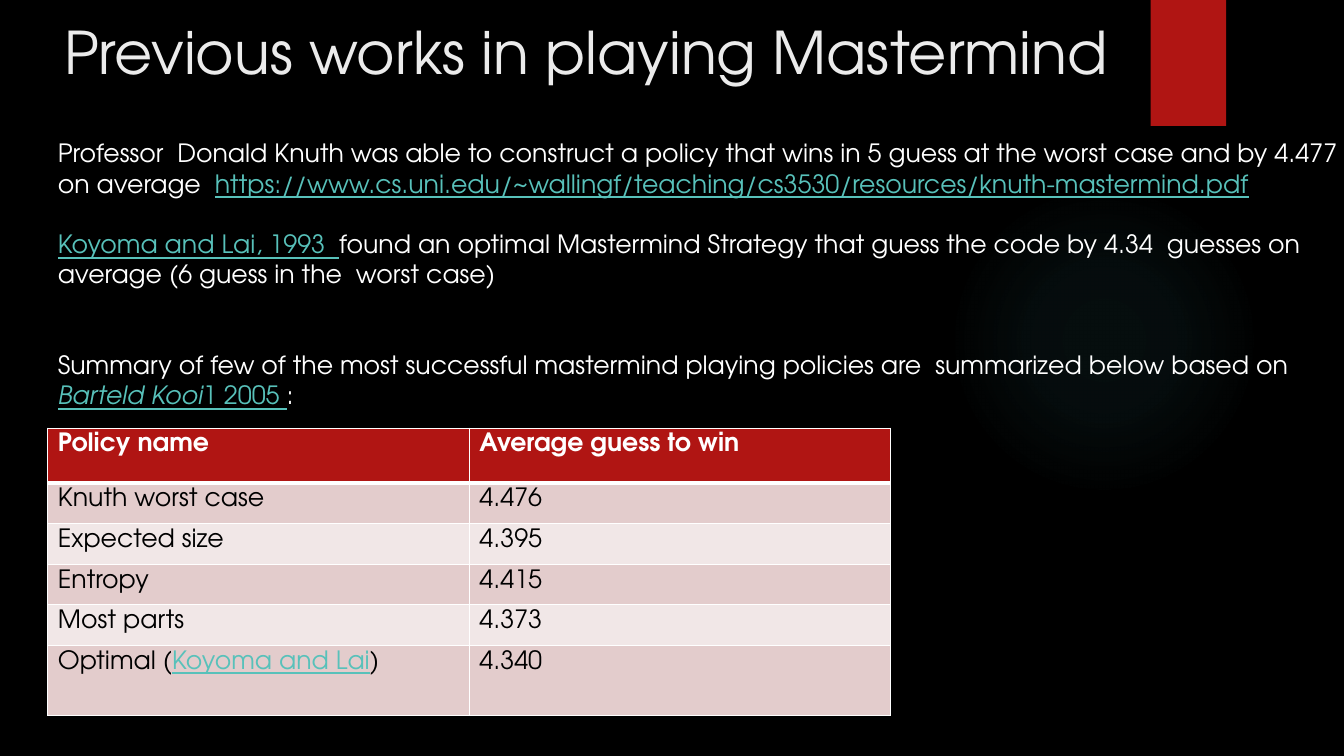
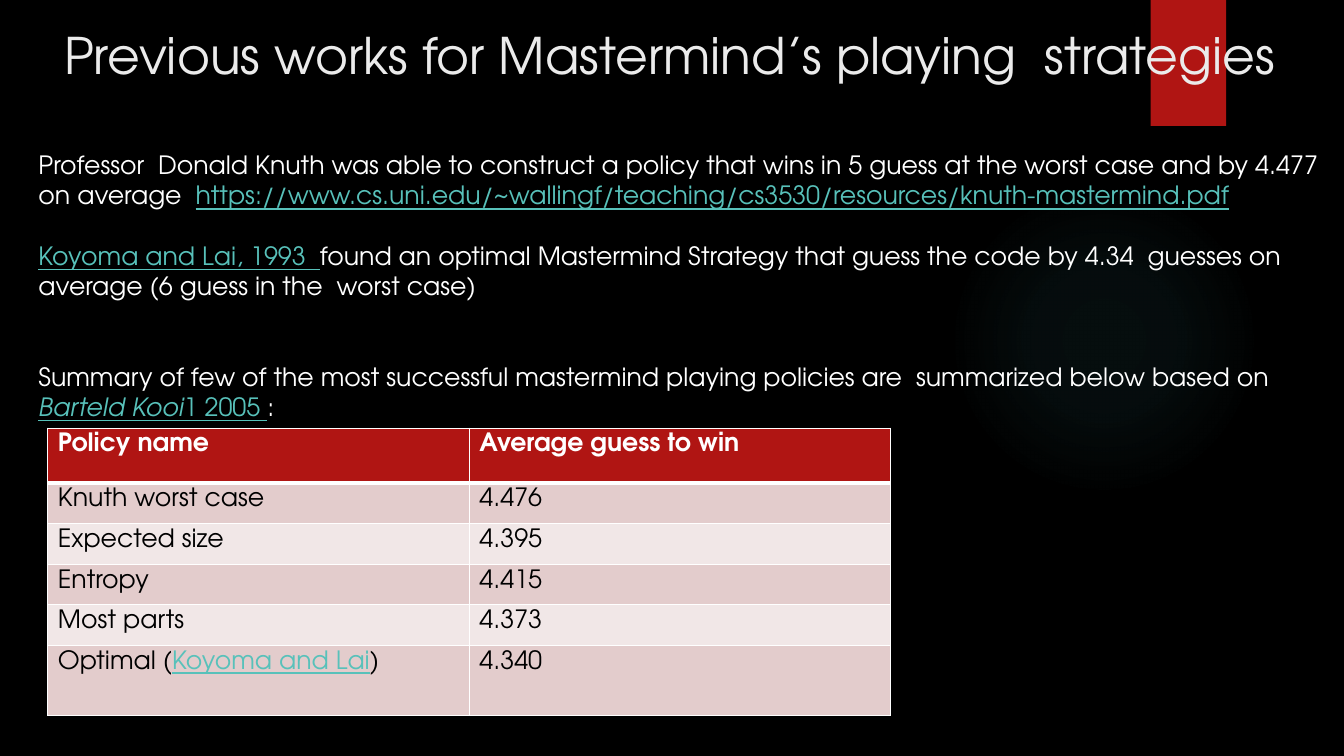
Before and after one commit to gilsh2/final_ai_project, a slide deck: slide 5 of ai_final_project_mastermind.pptx. Drawn at 1344x756 pixels with LibreOffice and Linux fonts; fonts in the diff are those of the drawing; background and template pictures are left out. Boxes give left, top, right and bottom in pixels: in the first picture for what was removed or moved away, otherwise in the second. Text is boxed around its words. In the diff, an @@ line names an element or a change of style, - is before the commit and + after.

Commit message:
edit

```diff
--- a/ai_final_project_mastermind.pptx
+++ b/ai_final_project_mastermind.pptx
@@ text at bbox=[64, 21, 1275, 98]: text changed; size 42 to 36 pt @@
-Previous works in playing Mastermind
+Previous works for Mastermind’s playing strategies
@@ text "Professor Donald Knuth was able ...": place and size @@
-text "Professor Donald Knuth was able ..." at bbox=[58, 143, 1337, 410]
+text "Professor Donald Knuth was able ..." at bbox=[38, 155, 1318, 421]
```
